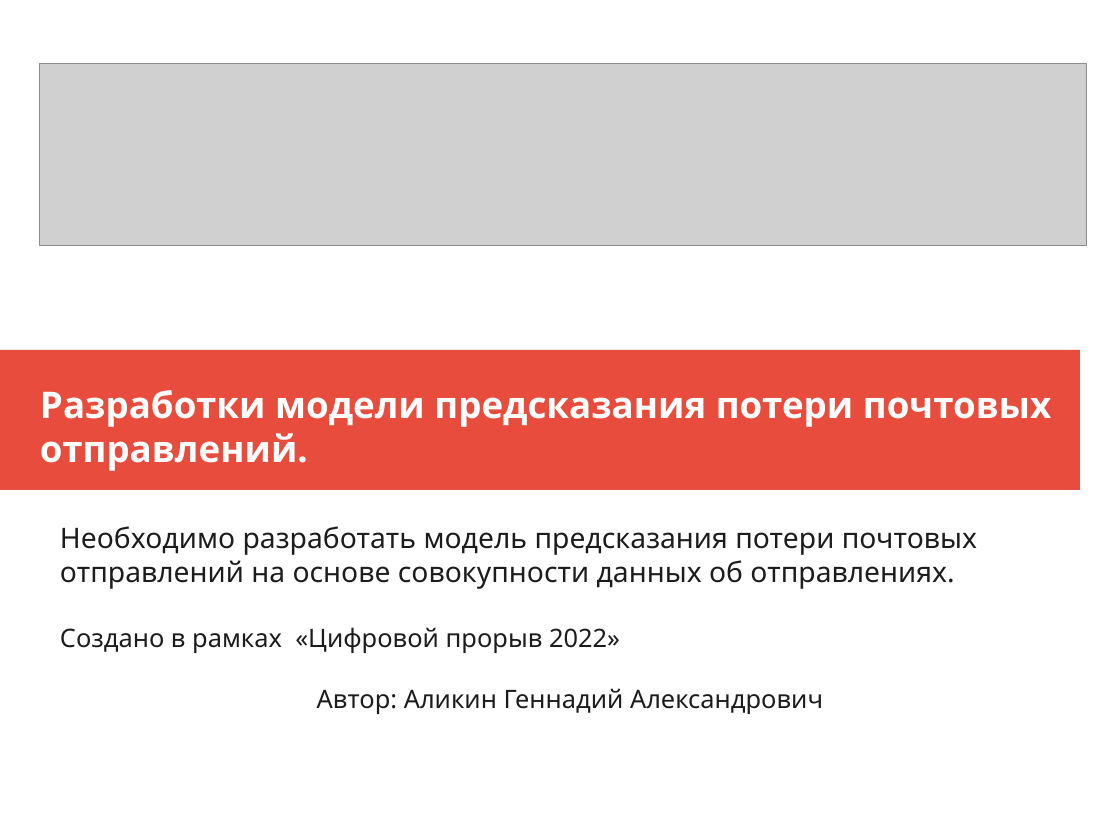
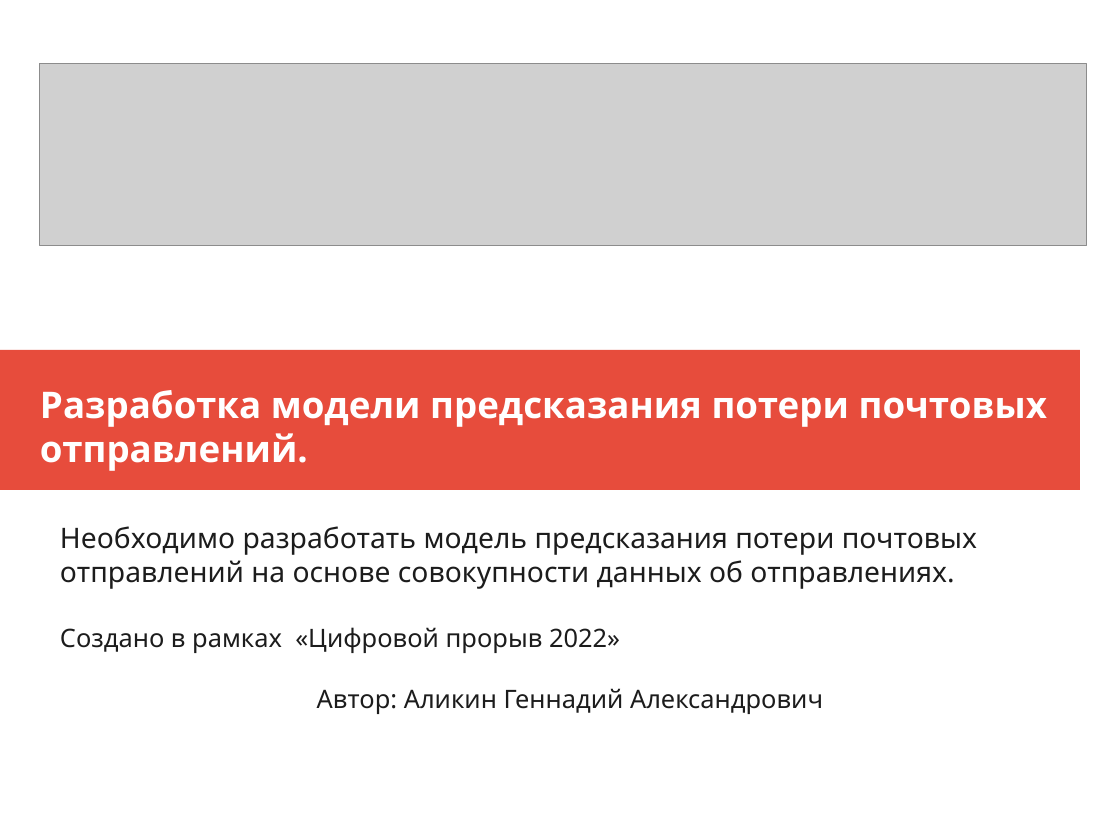
Before and after one commit to genalll/mlsport3, a slide deck: slide 1 of Преза.odp. Drawn at 1120x840 pixels with LibreOffice and Linux fonts; fonts in the diff are those of the drawing; grey boxes stand for pictures. Boxes give left, top, right and bottom in pixels: in the first picture for what was removed or moved away, otherwise in the second. Text is boxed around its words. In the diff, an @@ line names an element or a change of style, - is before the commit and + after.

```diff
--- a/Преза.odp
+++ b/Преза.odp
@@ title at [40,390,1047,471]: text changed @@
-Разработки модели предсказания потери почтовых отправлений.
+Разработка модели предсказания потери почтовых отправлений.
```
Also in this commit, not shown: 4 other slides changed, 7 other files.
